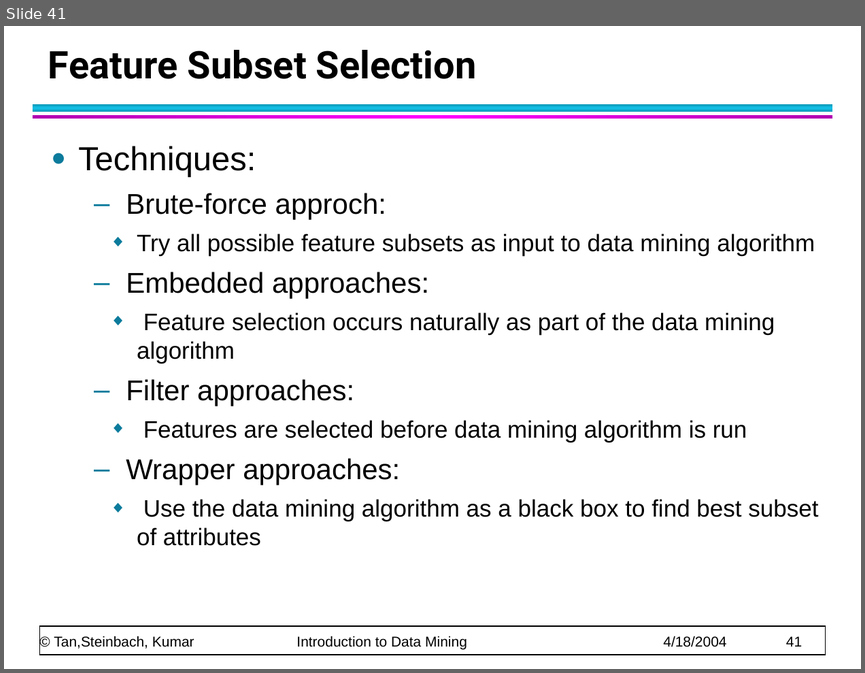
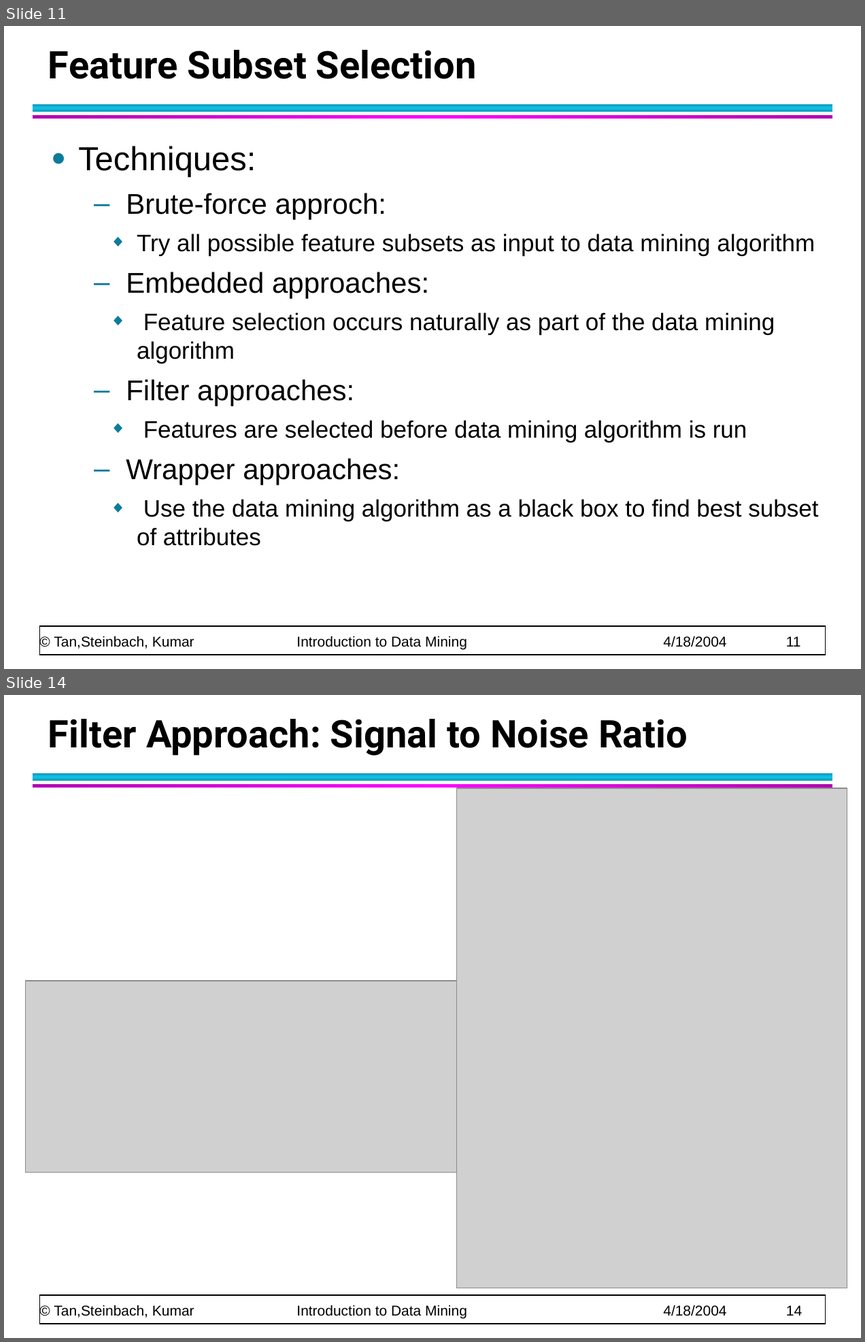
Before and after one commit to CMPT300/CMPT300.github.io, a slide deck: handouts/data/chap2_data_2.ppt. Shown one above the other, each under a label of ours: slide 41 before the commit, slides 11 and 14 after it; the slides between them are not shown. The pictures are 865x673 and 865x1342 pixels, drawn with LibreOffice and Linux fonts; fonts in the diff are those of the drawing; grey boxes stand for pictures. Boxes give left, top, right and bottom in pixels: in the first picture for what was removed or moved away, otherwise in the second. Text is boxed around its words. In the diff, an @@ line names an element or a change of style, - is before the commit and + after.

```diff
--- a/handouts/data/chap2_data_2.ppt
+++ b/handouts/data/chap2_data_2.ppt
@@ slide 14 added at (4, 695, 861, 1338), background #FFFFFF; not listed: 4 template elements that a slide beside it also shows @@
@@ title added at (48, 719, 687, 756), 32 pt, text #000000, bold @@
+Filter Approach: Signal to Noise Ratio
@@ picture added at (456, 788, 847, 1288) @@
@@ picture added at (26, 981, 485, 1172) @@
@@ what was slide 41 is now slide 11 @@
@@ text at (54, 635, 801, 650): text changed @@
-© Tan,Steinbach, Kumar Introduction to Data Mining 4/18/2004 41
+© Tan,Steinbach, Kumar Introduction to Data Mining 4/18/2004 11
```
Also in this commit, not shown: 11 other slides changed, 9 other slides added, 56 slides removed, 2 other files.
